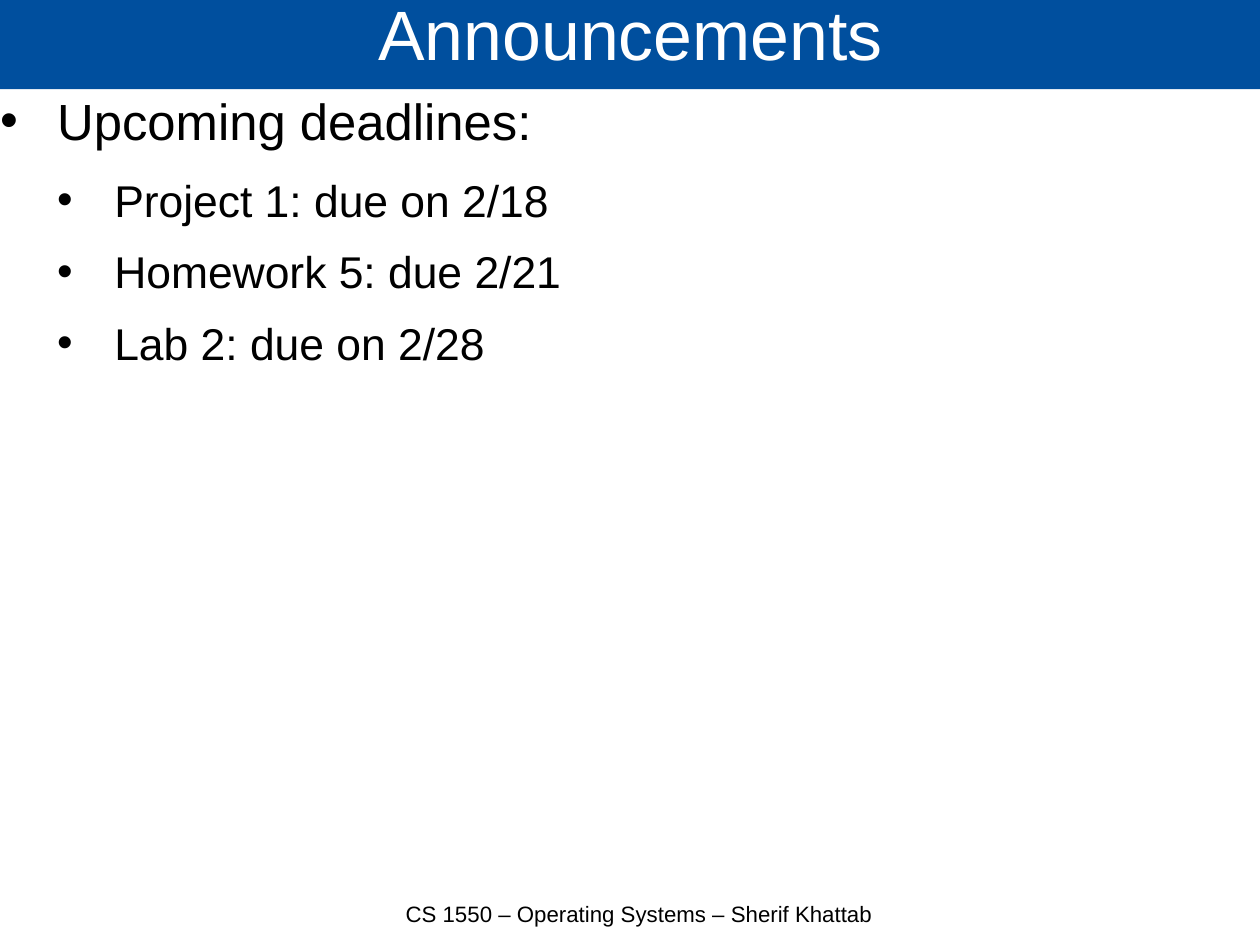
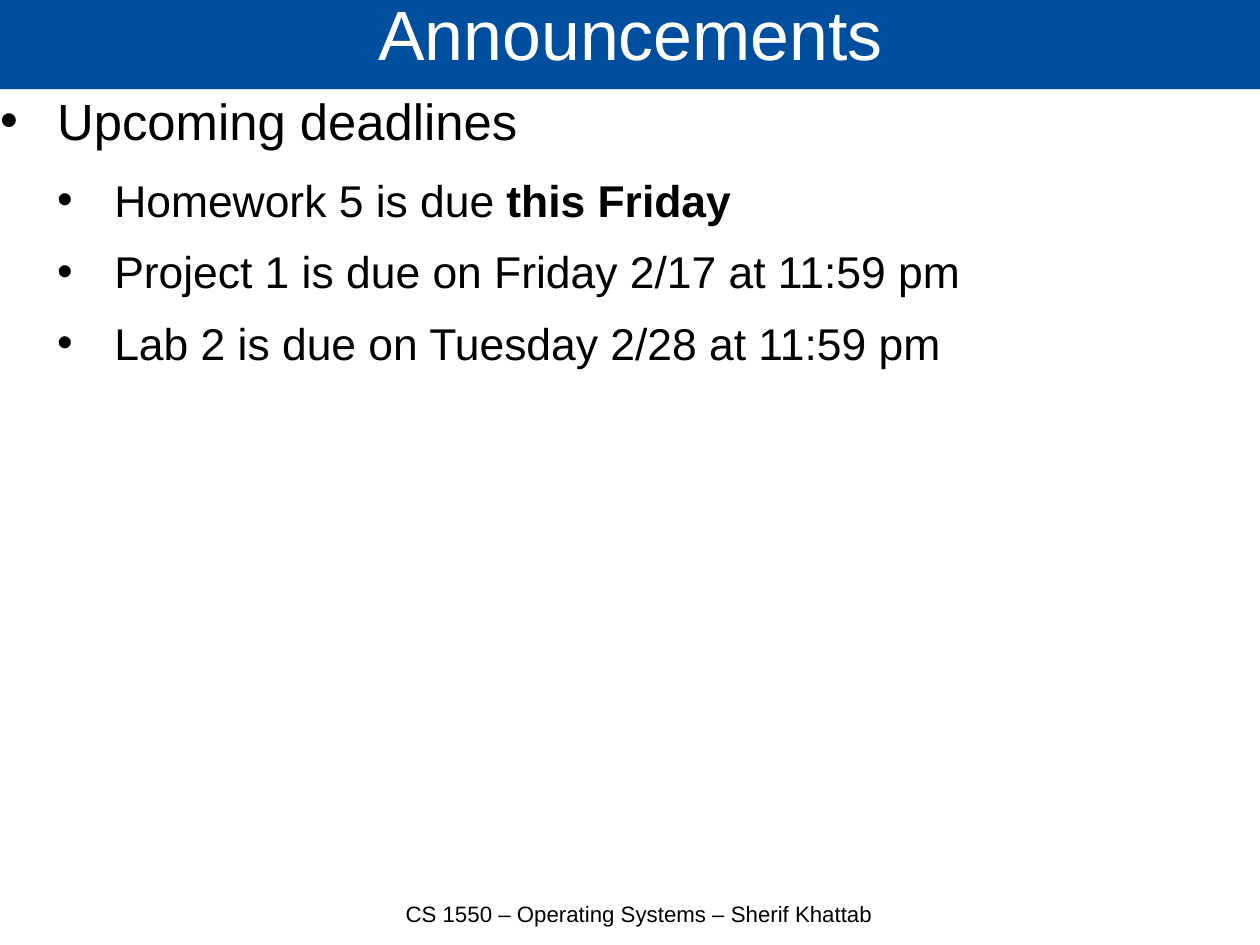
Before and after one commit to cs1550-2244/cs1550-code-handouts, a slide deck: slide 2 of DraftSlides/Lecture10.pptx. Drawn at 1260x945 pixels with LibreOffice and Linux fonts; fonts in the diff are those of the drawing. Boxes give left, top, right and bottom in pixels: in the first picture for what was removed or moved away, otherwise in the second. Text is boxed around its words. In the diff, an @@ line names an element or a change of style, - is before the commit and + after.

Commit message:
Lecture 10

```diff
--- a/DraftSlides/Lecture10.pptx
+++ b/DraftSlides/Lecture10.pptx
@@ text at (57, 103, 960, 369): text changed @@
-• Upcoming deadlines:
-  • Project 1: due on 2/18
-  • Homework 5: due 2/21
-  • Lab 2: due on 2/28
+• Upcoming deadlines
+  • Homework 5 is due this Friday
+  • Project 1 is due on Friday 2/17 at 11:59 pm
+  • Lab 2 is due on Tuesday 2/28 at 11:59 pm
```
Also in this commit, not shown: 14 other slides changed, 4 slides added, 6 slides removed, 3 other files.
